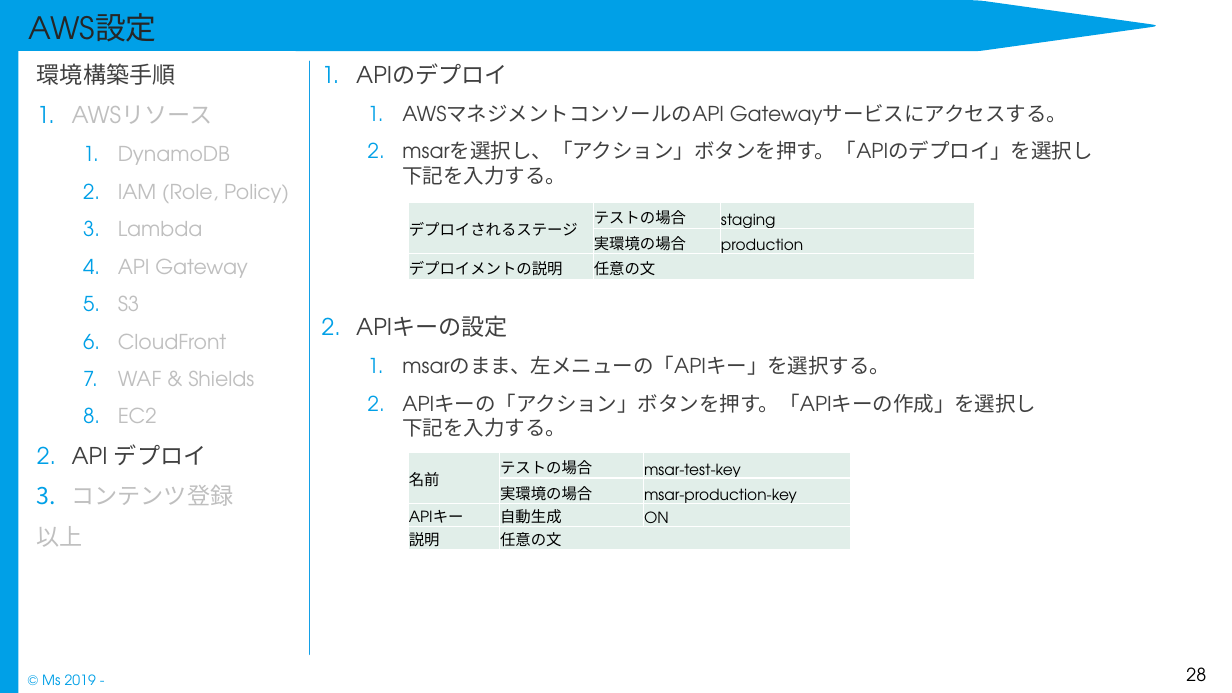
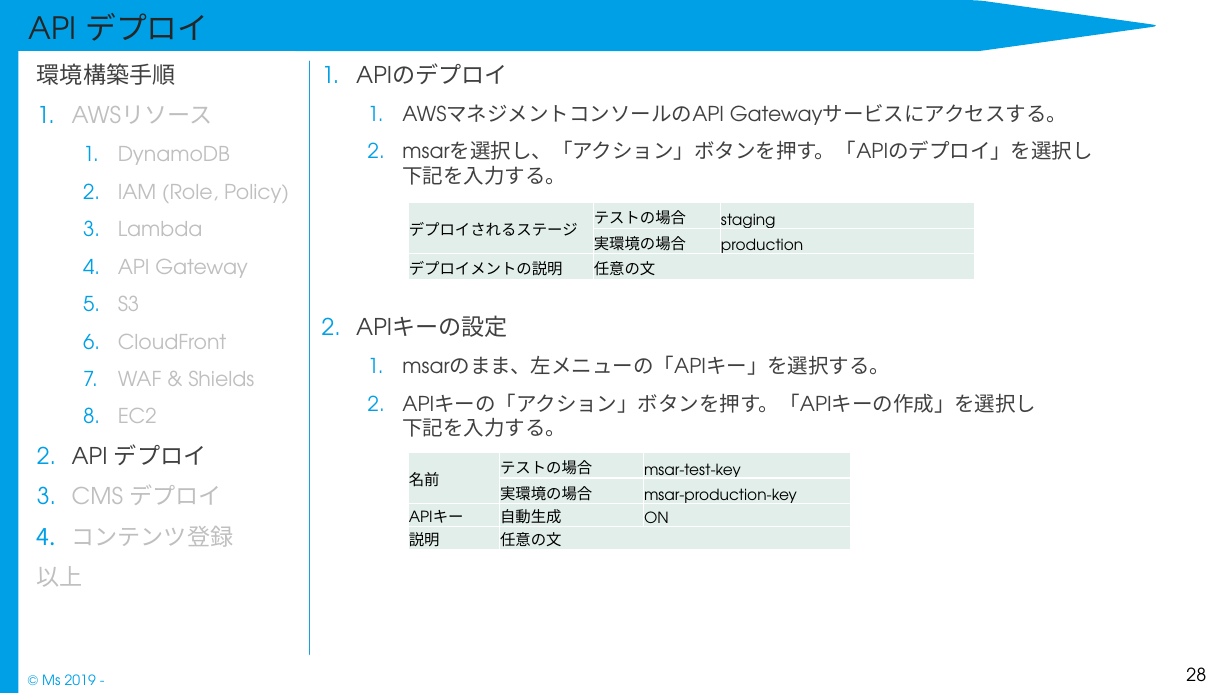
Before and after one commit to Rie-Ishimura/https-github.com-uetomae-msar_Documents_1, a slide deck: slide 28 of 04.環境構築/インフラ/msar_環境構築手順書.pptx. Drawn at 1232x693 pixels with LibreOffice and Linux fonts; fonts in the diff are those of the drawing. Boxes give left, top, right and bottom in pixels: in the first picture for what was removed or moved away, otherwise in the second. Text is boxed around its words. In the diff, an @@ line names an element or a change of style, - is before the commit and + after.

```diff
--- a/04.環境構築/インフラ/msar_環境構築手順書.pptx
+++ b/04.環境構築/インフラ/msar_環境構築手順書.pptx
@@ title at [29,13,208,54]: text changed @@
-AWS設定
+API デプロイ
@@ text at [72,485,221,505]: paragraph added @@
+3. CMS デプロイ
```
Also in this commit, not shown: 20 other slides changed, 1 slide added.
